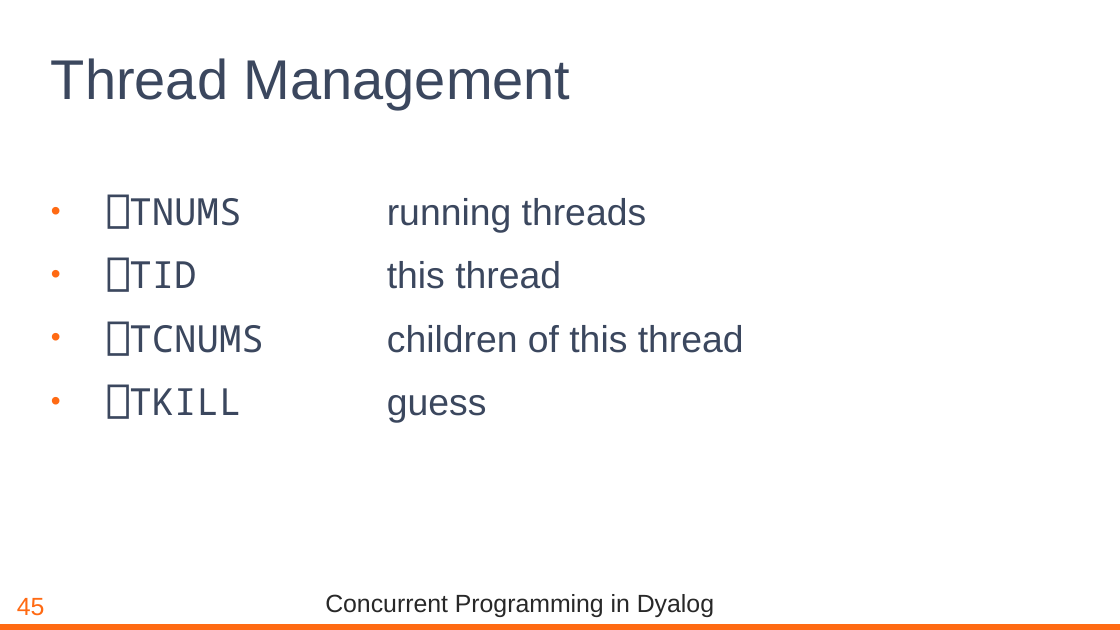
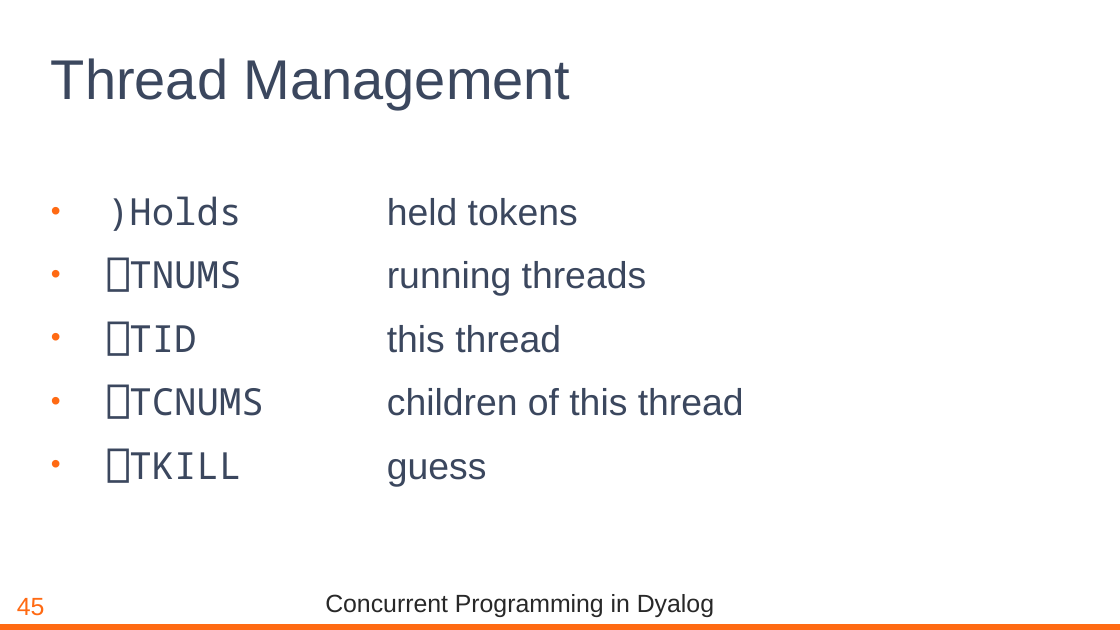
Before and after one commit to dyalog-training/2026-MA3, a slide deck: slide 46 of 2026-MA3-Concurrency.pptx. Drawn at 1120x630 pixels with LibreOffice and Linux fonts; fonts in the diff are those of the drawing; background and template pictures are left out. Boxes give left, top, right and bottom in pixels: in the first picture for what was removed or moved away, otherwise in the second. Text is boxed around its words. In the diff, an @@ line names an element or a change of style, - is before the commit and + after.

```diff
--- a/2026-MA3-Concurrency.pptx
+++ b/2026-MA3-Concurrency.pptx
@@ text at [107,196,578,231]: paragraph added @@
+• )Holds held tokens
```
Also in this commit, not shown: 3 other slides changed.
